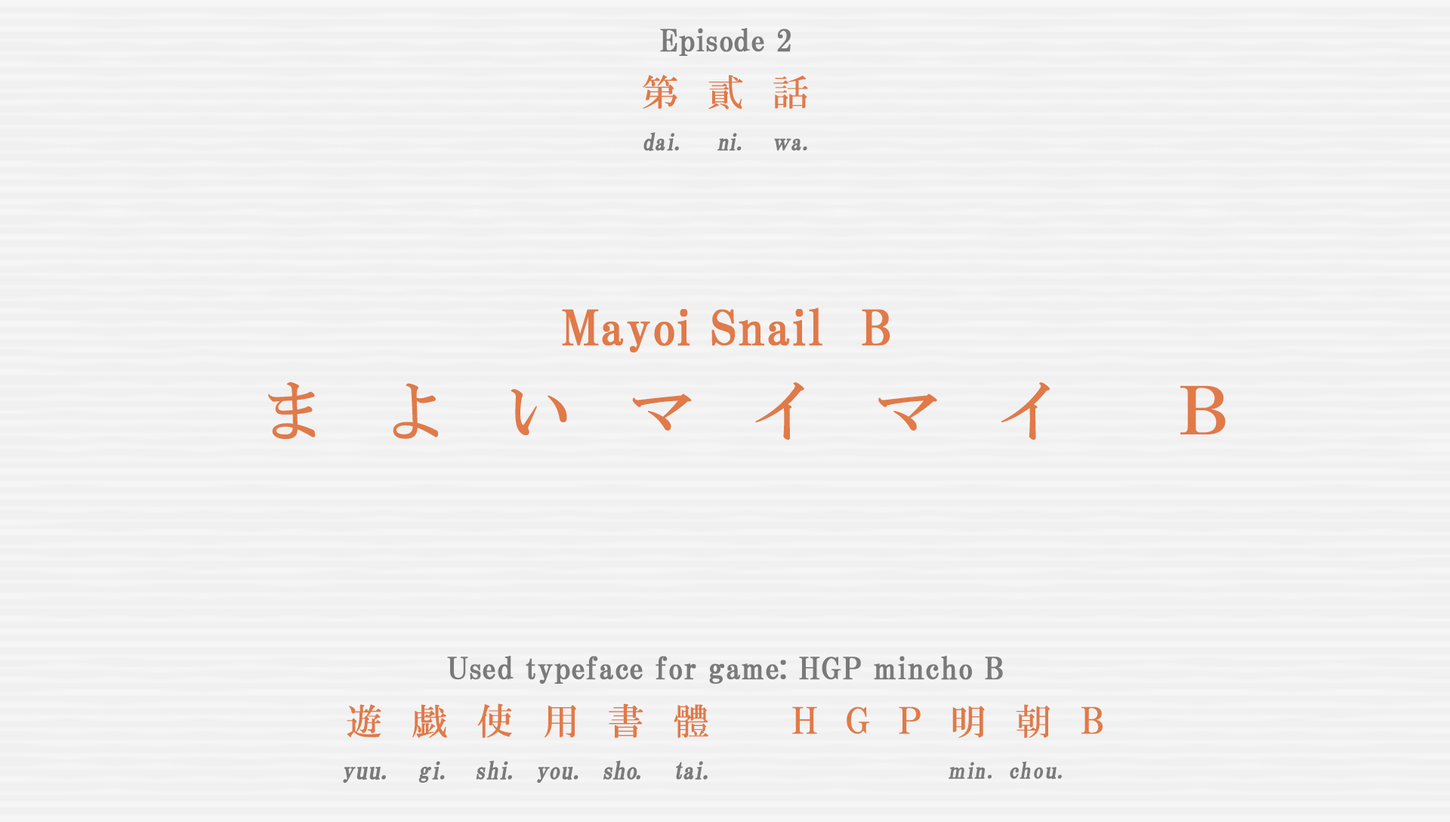
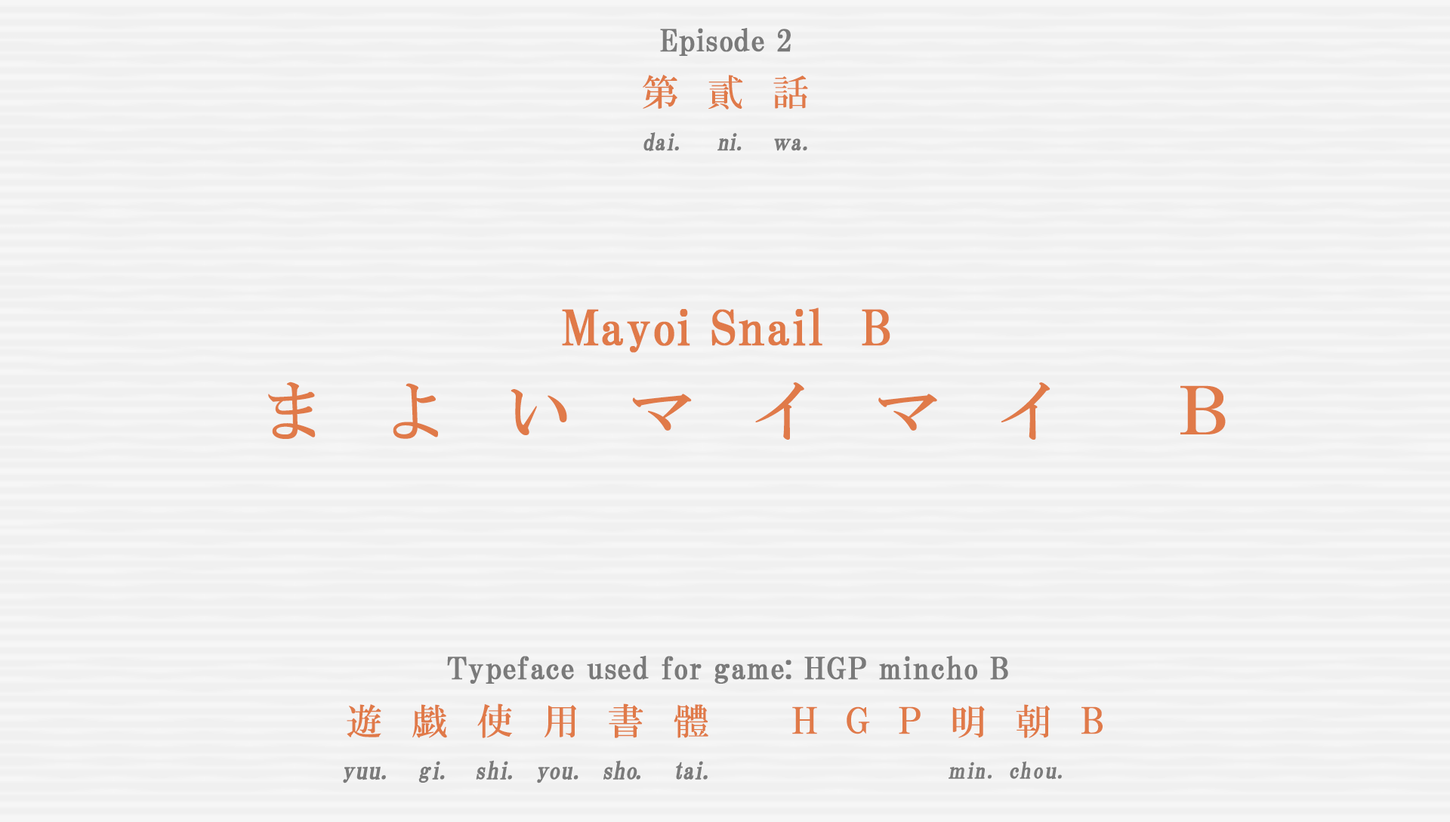
Layered file, before and after one edit (1450x822). Changes by layer:
renamed "Used typeface for game: HGP mincho B" to "Typeface used for game: HGP mincho B", painted on it over [447, 655, 1009, 684]
